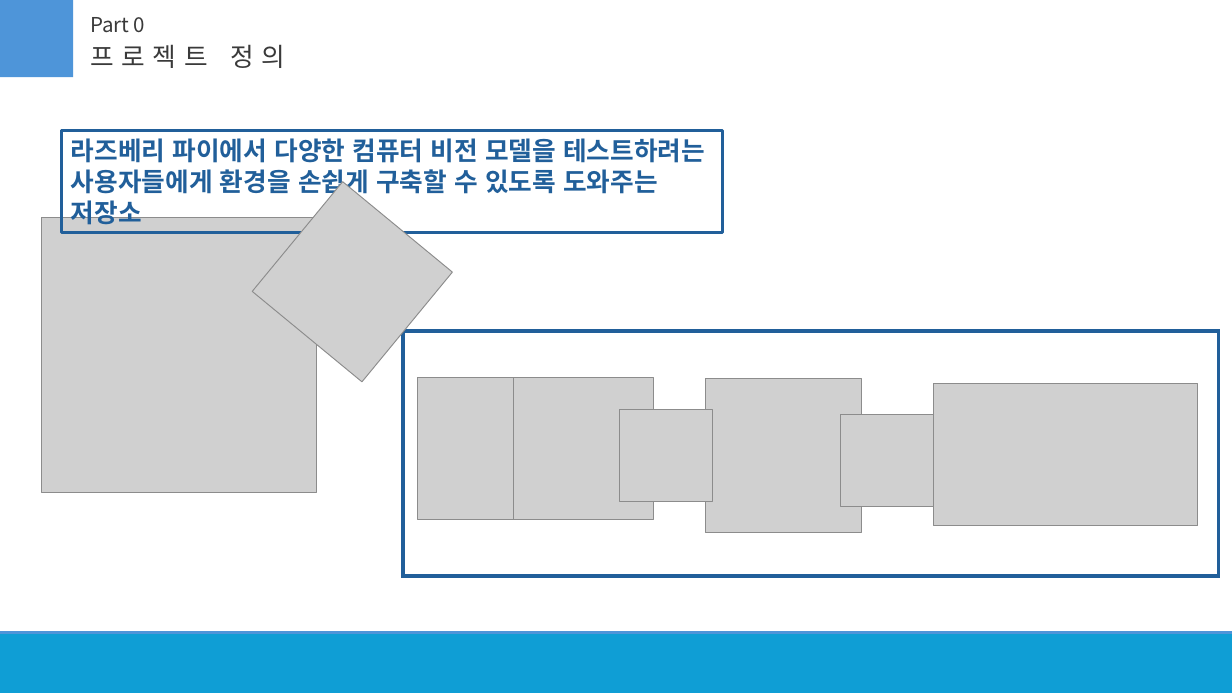
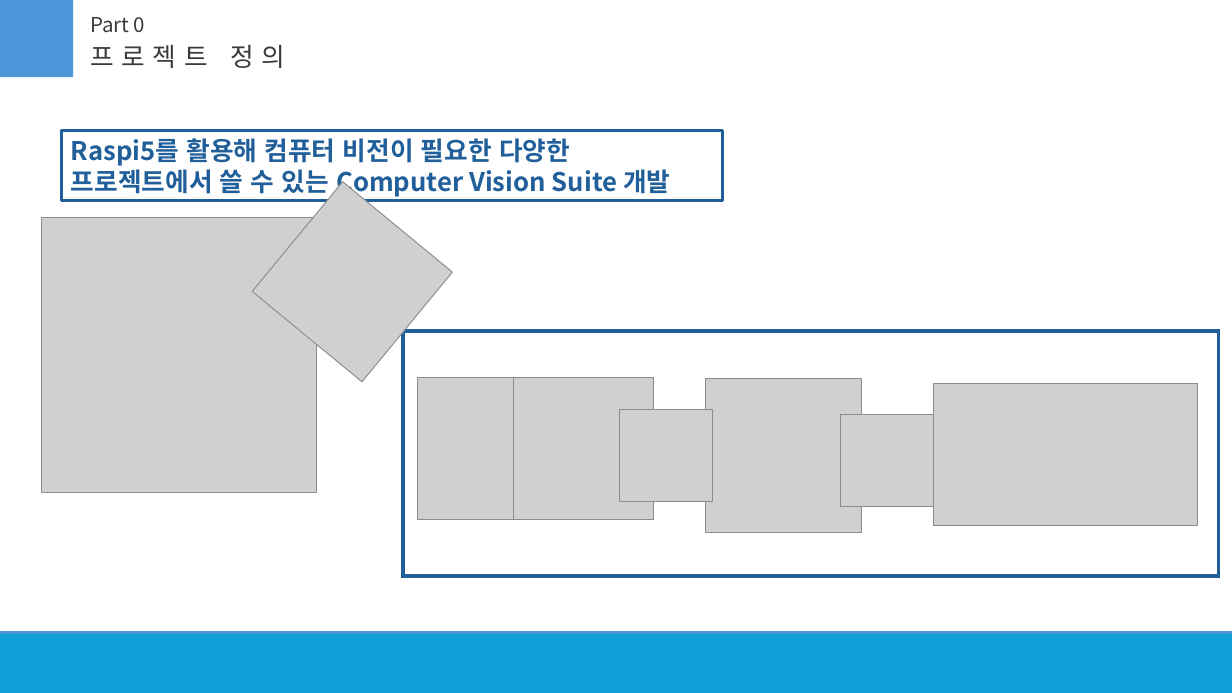
Before and after one commit to NerdConnection/Raspberry-Pi-5-Computer-Vision, a slide deck: slide 2 of 실증적 sw프로젝트/자료/SW실증 중간발표(토끼용) .pptx. Drawn at 1232x693 pixels with LibreOffice and Linux fonts; fonts in the diff are those of the drawing; grey boxes stand for pictures. Boxes give left, top, right and bottom in pixels: in the first picture for what was removed or moved away, otherwise in the second. Text is boxed around its words. In the diff, an @@ line names an element or a change of style, - is before the commit and + after.

```diff
--- a/실증적 sw프로젝트/자료/SW실증 중간발표(토끼용) .pptx
+++ b/실증적 sw프로젝트/자료/SW실증 중간발표(토끼용) .pptx
@@ rectangle "Raspi5를 활용해 컴퓨터 비전이 필요한 ..." resized from (x1=62, y1=130, x2=723, y2=233) to (x1=62, y1=130, x2=723, y2=201) @@
@@ text in rectangle at (x1=71, y1=138, x2=670, y2=198): text changed @@
-라즈베리 파이에서 다양한 컴퓨터 비전 모델을 테스트하려는 사용자들에게 환경을 손쉽게 구축할 수 있도록 도와주는 저장소
+Raspi5를 활용해 컴퓨터 비전이 필요한 다양한 프로젝트에서 쓸 수 있는 Computer Vision Suite 개발
```
Also in this commit, not shown: 3 other slides changed.
